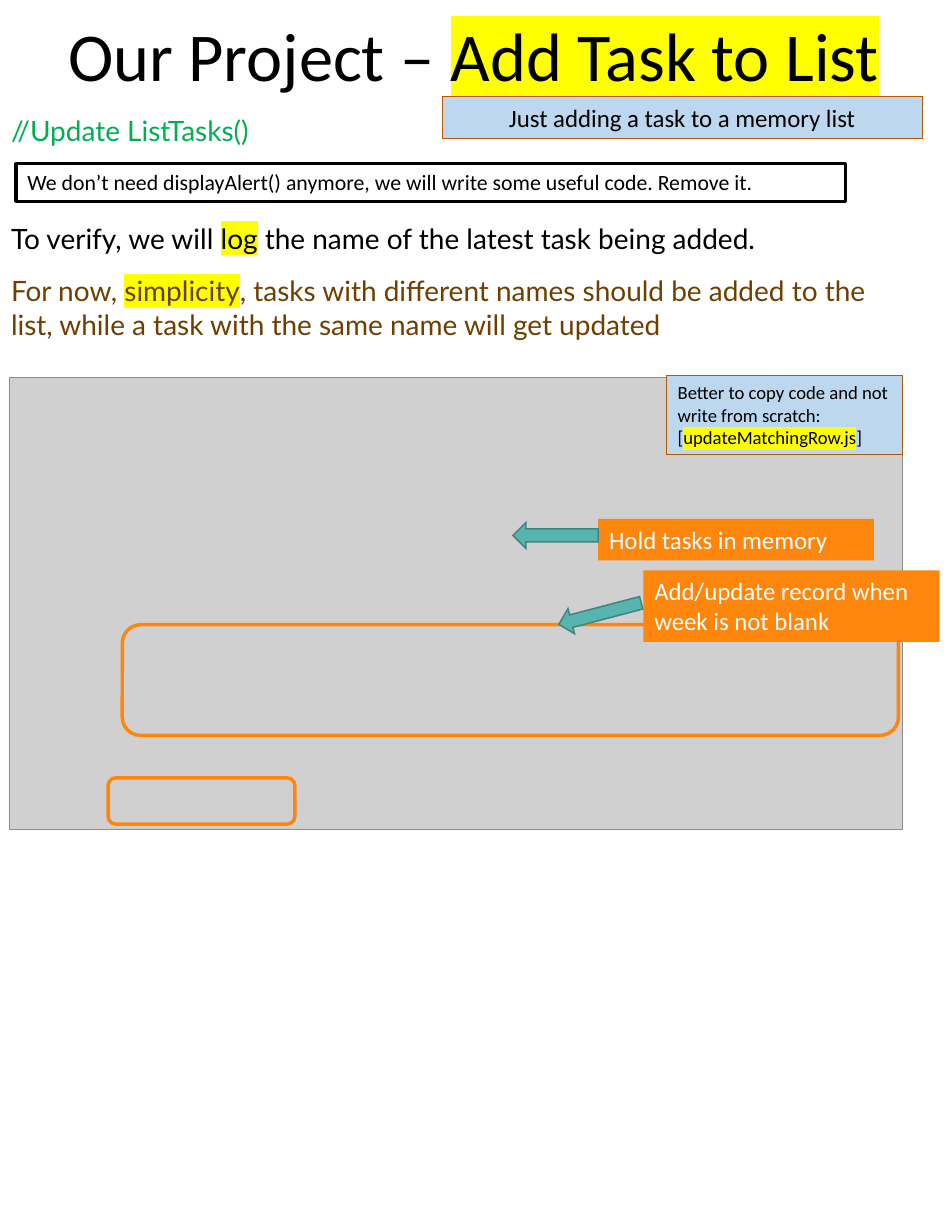
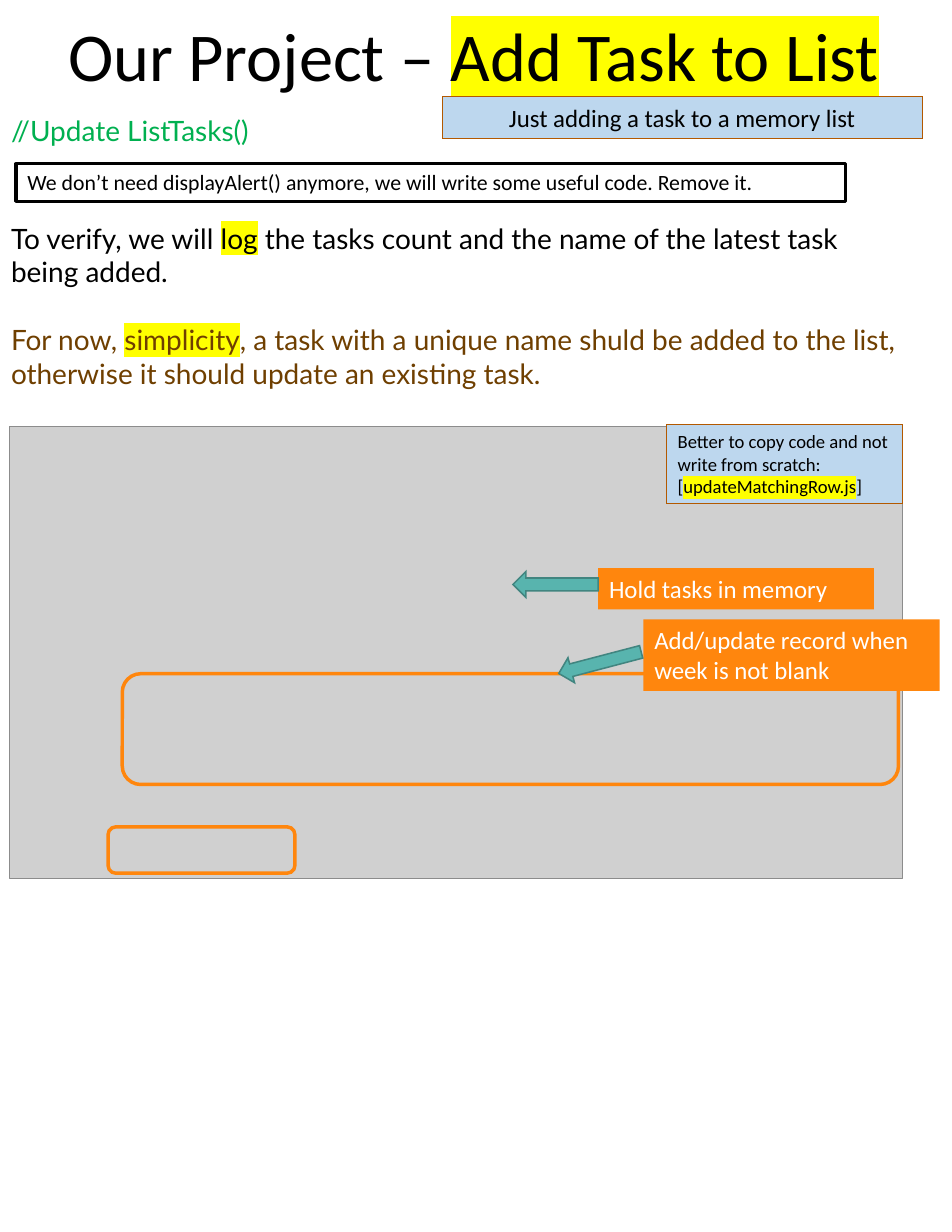
Before and after one commit to scorpion0511/mytracker, a slide deck: slide 60 of doc/React.pptx. Drawn at 952x1232 pixels with LibreOffice and Linux fonts; fonts in the diff are those of the drawing; grey boxes stand for pictures. Boxes give left, top, right and bottom in pixels: in the first picture for what was removed or moved away, otherwise in the second. Text is boxed around its words. In the diff, an @@ line names an element or a change of style, - is before the commit and + after.

```diff
--- a/doc/React.pptx
+++ b/doc/React.pptx
@@ text at (x1=11, y1=228, x2=837, y2=287): text changed @@
-To verify, we will log the name of the latest task being added.
+To verify, we will log the tasks count and the name of the latest task being added.
@@ text at (x1=11, y1=326, x2=895, y2=389): text changed @@
-For now, simplicity, tasks with different names should be added to the list, while a task with the same name will get updated
+For now, simplicity, a task with a unique name shuld be added to the list, otherwise it should update an existing task.
@@ 3 rectangles, 2 left arrows, 2 rounded rectangles, 1 picture moved together from (x1=10, y1=375, x2=940, y2=829) to (x1=10, y1=424, x2=940, y2=878) @@
```
Also in this commit, not shown: 3 other slides changed.
